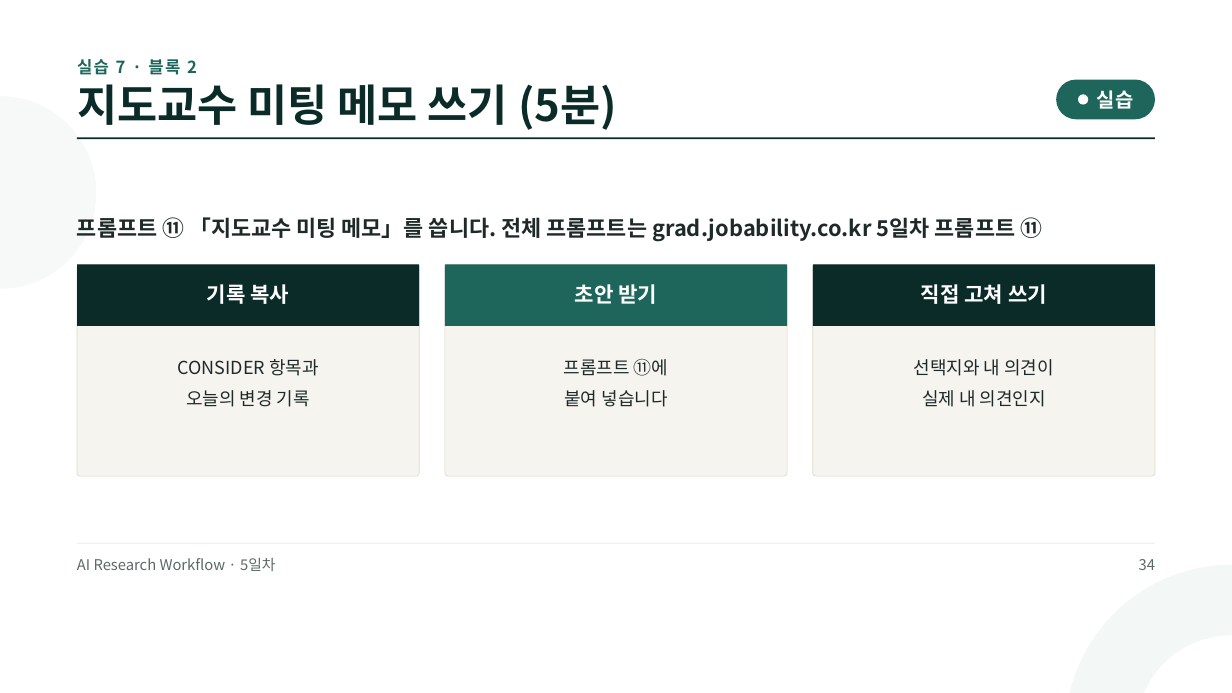
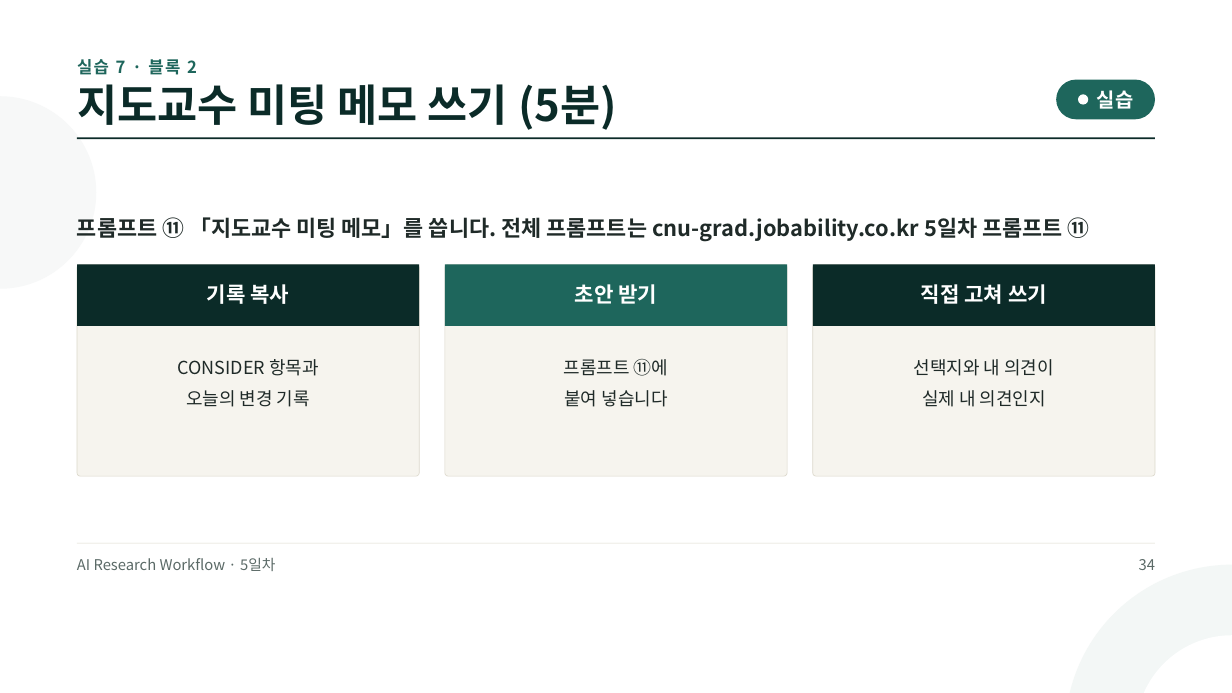
Before and after one commit to jungaistar/materials, a slide deck: slide 34 of grad/grad_day5.pptx. Drawn at 1232x693 pixels with LibreOffice and Linux fonts; fonts in the diff are those of the drawing. Boxes give left, top, right and bottom in pixels: in the first picture for what was removed or moved away, otherwise in the second. Text is boxed around its words. In the diff, an @@ line names an element or a change of style, - is before the commit and + after.

Commit message:
grad 강의 PT 3~5일차 갱신

```diff
--- a/grad/grad_day5.pptx
+++ b/grad/grad_day5.pptx
@@ text at (77, 217, 1090, 242): text changed @@
-프롬프트 ⑪ 「지도교수 미팅 메모」를 씁니다. 전체 프롬프트는 grad.jobability.co.kr 5일차 프롬프트 ⑪
+프롬프트 ⑪ 「지도교수 미팅 메모」를 씁니다. 전체 프롬프트는 cnu-grad.jobability.co.kr 5일차 프롬프트 ⑪
```
Also in this commit, not shown: 9 other slides changed, 5 other files.
